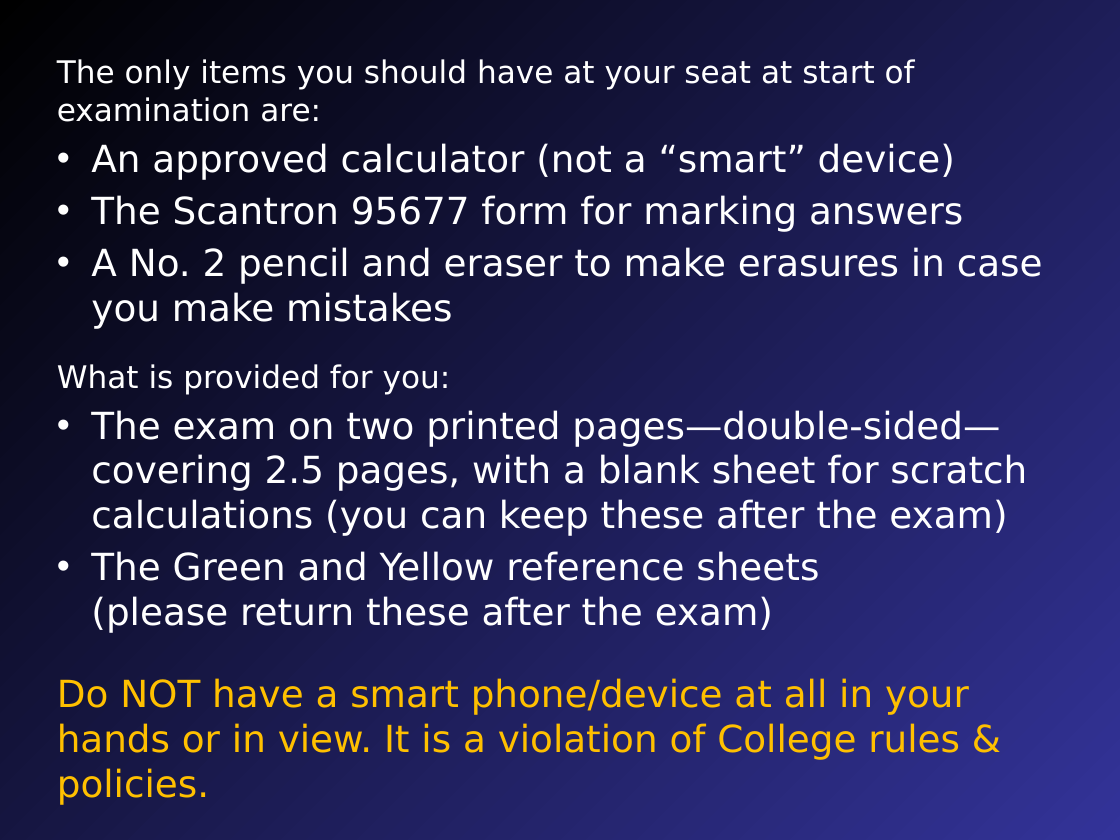
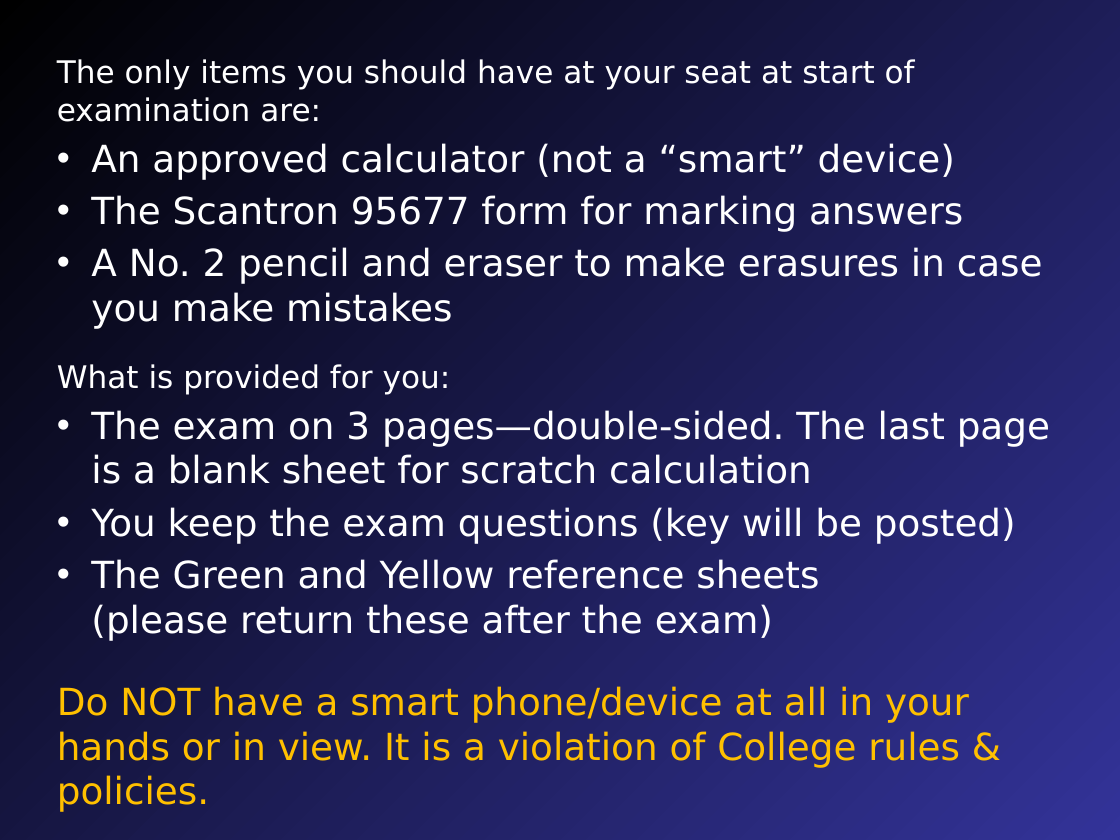
Before and after one commit to mavigozler/mavigozler.github.io, a slide deck: slide 1 of Teaching/Chemistry/Exams/Exam Notice.pptx. Drawn at 1120x840 pixels with LibreOffice and Linux fonts; fonts in the diff are those of the drawing. Boxes give left, top, right and bottom in pixels: in the first picture for what was removed or moved away, otherwise in the second. Text is boxed around its words. In the diff, an @@ line names an element or a change of style, - is before the commit and + after.

```diff
--- a/Teaching/Chemistry/Exams/Exam Notice.pptx
+++ b/Teaching/Chemistry/Exams/Exam Notice.pptx
@@ text at [91, 410, 1050, 543]: text changed @@
-• The exam on two printed pages—double-sided—covering 2.5 pages, with a blank sheet for scratch calculations (you can keep these after the exam)
+• The exam on 3 pages—double-sided. The last page is a blank sheet for scratch calculation
+• You keep the exam questions (key will be posted)
```
Also in this commit, not shown: 1 slide added, 21 other files.
